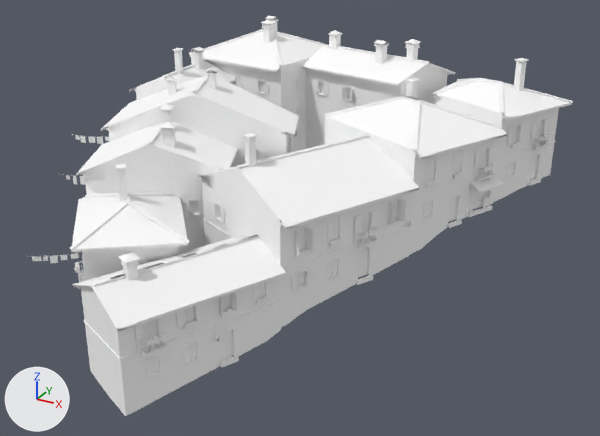
A saved change to the glTF model games/yorimichi/assets/belmonte/meshes/SM_BM_BT_blk_28.glb.
Rendered twice from a 50 mm camera at (34.0, -58.5, 33.9) aimed at (1.5, 0.5, 4.4). Every picture has the same lights, and +X, +Y and +Z are marked at lower left. The picture after the commit comes second. Vertices at exactly the same position are counted once.

The older version as bpy lines, for what is in view:
```python
me_sm_bt_blk_28 = bpy.data.meshes.new('SM_BT_blk_28')
me_sm_bt_blk_28.from_pydata(...)  # 19965 vertices, 23198 faces; spans x -20.2..20.4, y -23.8..27.1, z -1.5..18.2
me_sm_bt_blk_28.materials.append(mat_bm_000_m_stone_027)
me_sm_bt_blk_28.materials.append(mat_bm_001_m_ashlar_027)
me_sm_bt_blk_28.materials.append(mat_bm_002_m_roof_006)
me_sm_bt_blk_28.materials.append(mat_bm_003_m_wood_006)
me_sm_bt_blk_28.materials.append(mat_bm_004_m_plaster_rough_001)
me_sm_bt_blk_28.materials.append(mat_bm_005_m_rubble_012)
me_sm_bt_blk_28.materials.append(mat_bm_006_m_iron_012)
me_sm_bt_blk_28.materials.append(mat_bm_007_m_vcol_012)
me_sm_bt_blk_28.materials.append(mat_bm_008_m_glass_dark_013)
me_sm_bt_blk_28.materials.append(mat_bm_009_m_window_lit_009)
ob_sm_bm_bt_blk_28 = bpy.data.objects.new('SM_BM_BT_blk_28', me_sm_bt_blk_28)
ob_sm_bm_bt_blk_28.location = (0.0, 0.0, 0.0)
```
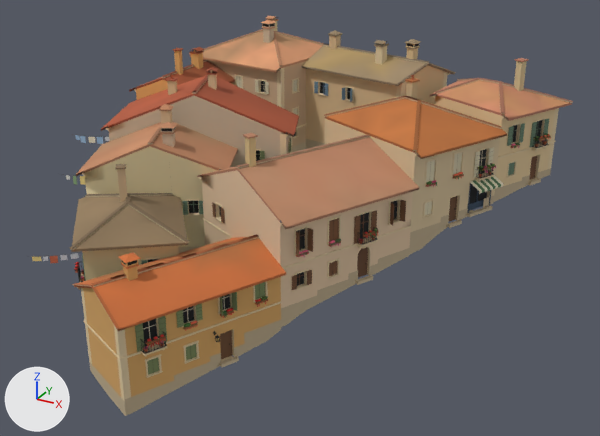
Boxes [x1, y1, x2, y2] around the edits, measured in the pictures (600 x 436 px):
part 1 of me_sm_bt_blk_28, recoloured (white to beige): [32, 16, 573, 416] in both

What changed in the scene script:
```text
Change me_sm_bt_blk_28:
    where me_sm_bt_blk_28.from_pydata(...)  # 19965 vertices, 23198 faces; spans x -20.2..20.4, y -23.8..27.1, z -1.5..18.2
    used by ob_sm_bm_bt_blk_28; location = (0.0, 0.0, 0.0)
    me_sm_bt_blk_28 part 1: 23198 faces centred in x -20.2..20.4, y -23.7..27.1, z -1.4..18.0 are repainted in the vertex colours; the middle colour goes from white #ffffff to beige #caab8c
```
